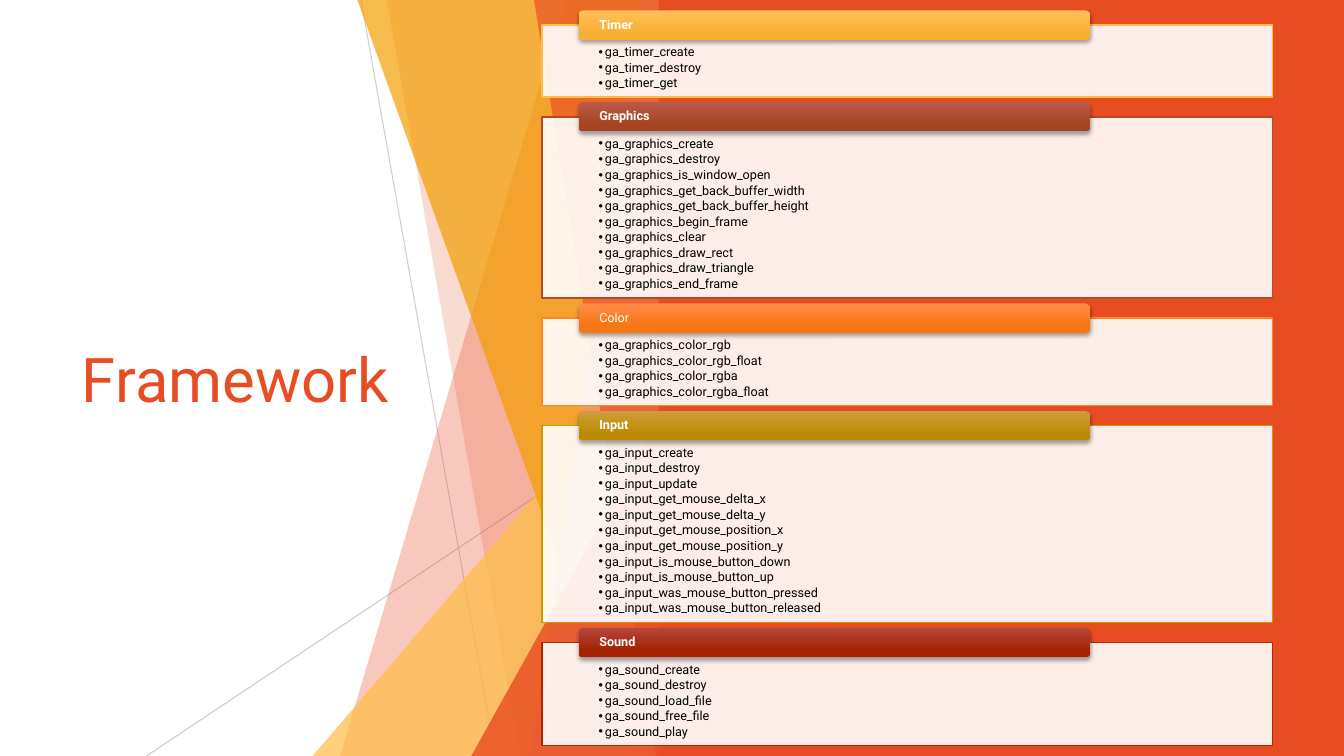
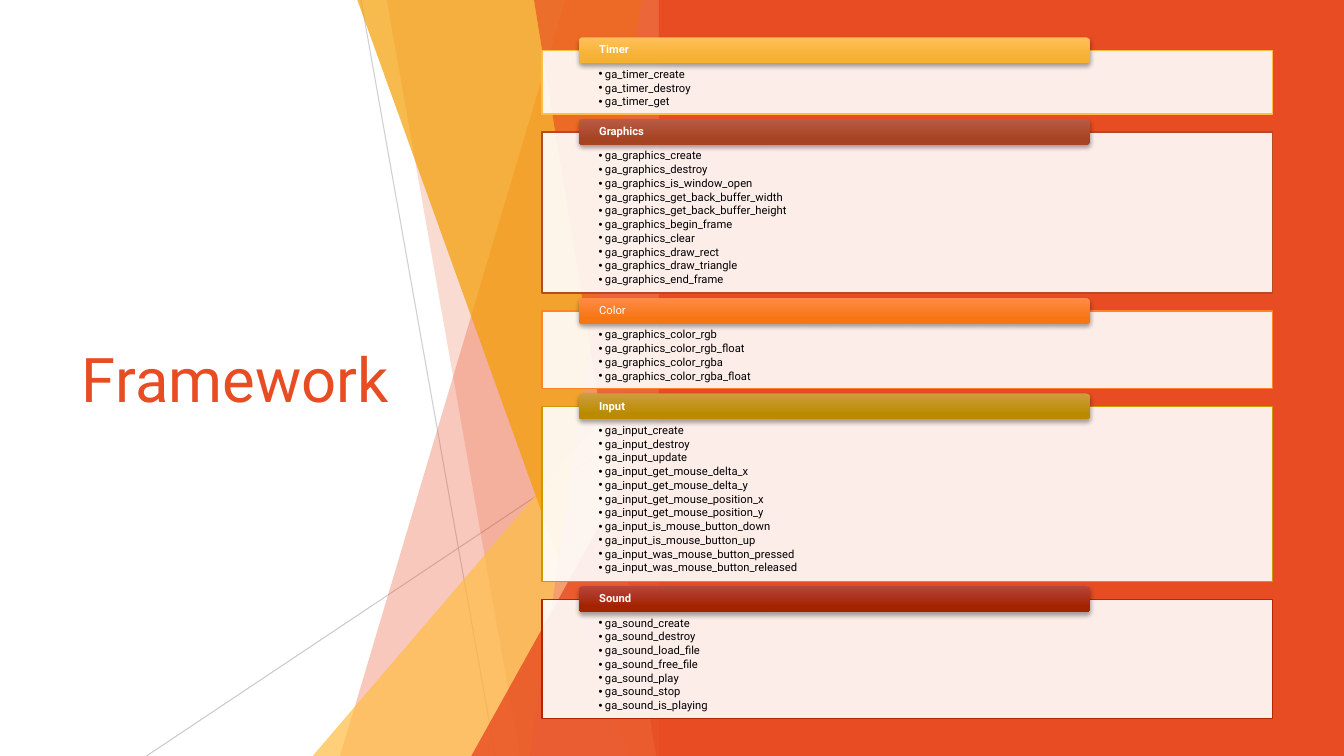
Before and after one commit to klimi15/games_academy, a slide deck: slide 9 of CS410.pptx. Drawn at 1344x756 pixels with LibreOffice and Linux fonts; fonts in the diff are those of the drawing. Boxes give left, top, right and bottom in pixels: in the first picture for what was removed or moved away, otherwise in the second. Text is boxed around its words. In the diff, an @@ line names an element or a change of style, - is before the commit and + after.

Commit message:
Presi

```diff
--- a/CS410.pptx
+++ b/CS410.pptx
@@ text "ga_timer_create" moved from (x1=605, y1=47, x2=701, y2=90) to (x1=605, y1=70, x2=691, y2=108) @@
@@ rectangle resized from (x1=542, y1=25, x2=1273, y2=97) to (x1=542, y1=50, x2=1273, y2=114) @@
@@ rounded rectangle moved from (x1=579, y1=10, x2=1090, y2=39) to (x1=579, y1=37, x2=1090, y2=64) @@
@@ text "Timer" moved from (x1=599, y1=19, x2=632, y2=29) to (x1=599, y1=45, x2=629, y2=53) @@
@@ rounded rectangle moved from (x1=579, y1=102, x2=1090, y2=131) to (x1=579, y1=119, x2=1090, y2=145) @@
@@ text "ga_graphics_create" moved from (x1=605, y1=138, x2=809, y2=291) to (x1=605, y1=150, x2=786, y2=286) @@
@@ rectangle resized from (x1=542, y1=117, x2=1273, y2=298) to (x1=542, y1=132, x2=1273, y2=293) @@
@@ text "Graphics" moved from (x1=599, y1=110, x2=649, y2=123) to (x1=599, y1=126, x2=644, y2=137) @@
@@ rounded rectangle moved from (x1=579, y1=303, x2=1090, y2=333) to (x1=579, y1=298, x2=1090, y2=325) @@
@@ text "ga_graphics_color_rgb" moved from (x1=605, y1=339, x2=769, y2=399) to (x1=605, y1=329, x2=751, y2=383) @@
@@ rectangle resized from (x1=542, y1=319, x2=1273, y2=406) to (x1=542, y1=311, x2=1273, y2=388) @@
@@ text "ga_input_create" moved from (x1=605, y1=448, x2=821, y2=615) to (x1=605, y1=426, x2=797, y2=574) @@
@@ rectangle resized from (x1=542, y1=425, x2=1273, y2=622) to (x1=542, y1=406, x2=1273, y2=582) @@
@@ rounded rectangle resized from (x1=579, y1=411, x2=1090, y2=441) to (x1=579, y1=393, x2=1090, y2=419) @@
@@ text "Input" moved from (x1=599, y1=420, x2=628, y2=432) to (x1=599, y1=402, x2=625, y2=412) @@
@@ text "ga_sound_create" moved from (x1=605, y1=664, x2=712, y2=739) to (x1=605, y1=618, x2=708, y2=712) @@
@@ rectangle resized from (x1=542, y1=642, x2=1273, y2=745) to (x1=542, y1=599, x2=1273, y2=719) @@
@@ rounded rectangle moved from (x1=579, y1=628, x2=1090, y2=657) to (x1=579, y1=587, x2=1090, y2=613) @@
@@ size 9 to 8 pt in 9 elements at (x1=599, y1=305, x2=626, y2=314), (x1=605, y1=150, x2=786, y2=286), (x1=605, y1=329, x2=751, y2=383), (x1=599, y1=126, x2=644, y2=137), (x1=599, y1=402, x2=625, y2=412), (x1=605, y1=70, x2=691, y2=108), (x1=599, y1=45, x2=629, y2=53), (x1=605, y1=426, x2=797, y2=574), (x1=599, y1=593, x2=631, y2=602) @@
@@ text "Sound" moved from (x1=599, y1=636, x2=635, y2=646) to (x1=599, y1=593, x2=631, y2=602) @@
@@ text at (x1=605, y1=618, x2=700, y2=685): size 9 to 8 pt in "ga_sound_create", "ga_sound_destroy", "ga_sound_load_file", "ga_sound_free_file" and 1 more places @@
@@ text at (x1=605, y1=686, x2=708, y2=712): paragraphs added @@
+  • ga_sound_stop
+  • ga_sound_is_playing
```
